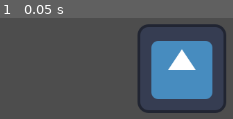
Above: before the commit, frame 1.
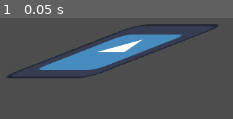
Above: after the commit, the same moment.

Repository: Nhanth123/shader-godot
Game: Godot game, scene res://scenes/shaders_101.tscn
Same seed, same stepped clock (60 frames per second), same inputs: the game is played once before the commit and once after it. The engine's default icon, where the game draws it, is replaced by a stand-in: a white triangle on a blue panel in a dark square.
Inputs:
- Up to frame 1 (0.05 s): no input

The runs differ from the first frame. In frame 1, 29% of the frame differs, in the area x 3-97%, y 6-95%.

Commit message:
vertex shader

Diff:
--- a/shaders/basic.gdshader
+++ b/shaders/basic.gdshader
@@ -1,7 +1,12 @@
 shader_type canvas_item;
 
-void vertex() {
-	// Called for every vertex the material is visible on.
+void vertex()
+{
+	if(VERTEX.y > 0.0)
+	{
+		VERTEX += vec2(-200, -50);
+	}
+
 }
 
 void fragment() {
Not shown, removed: README.md
